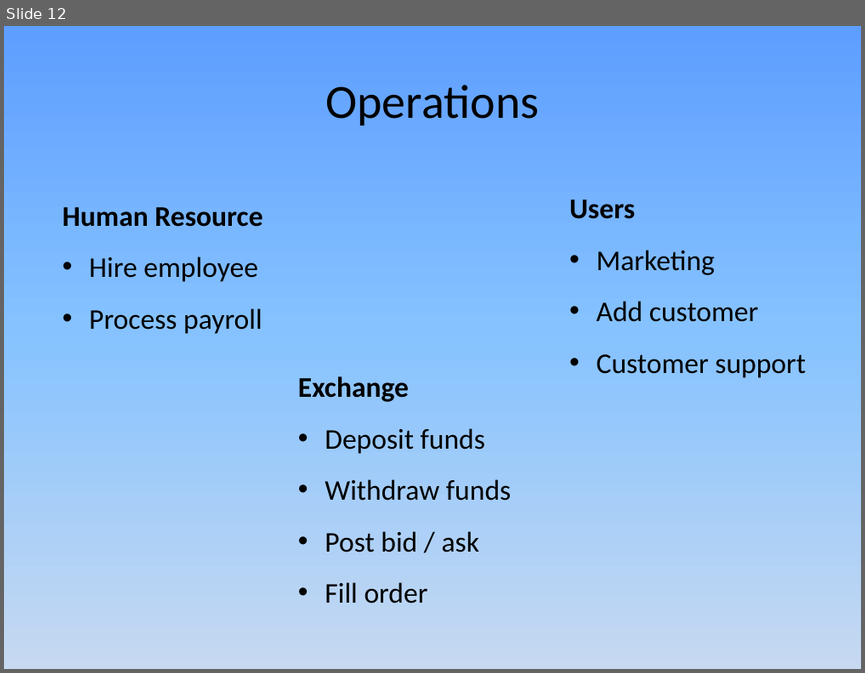
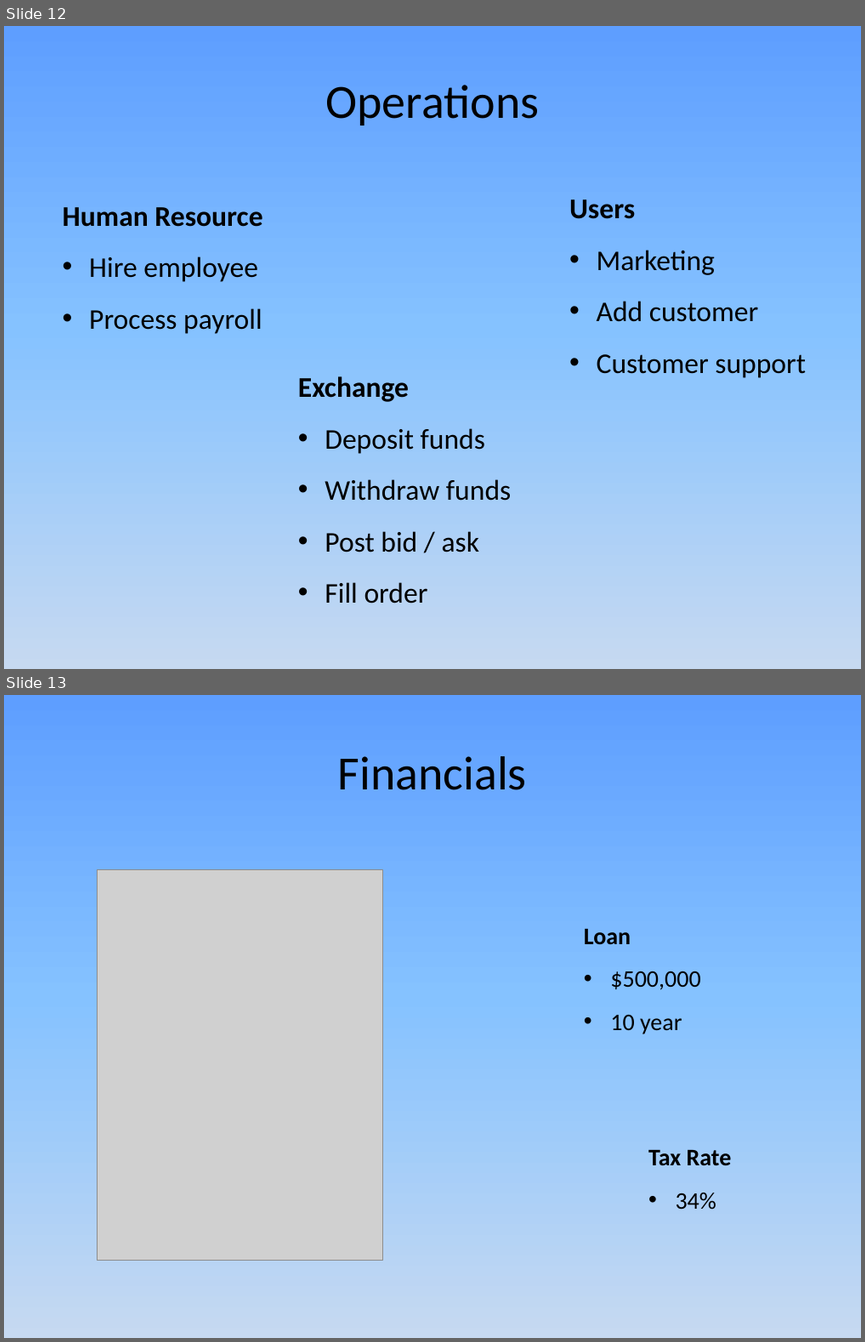
Before and after one commit to JamesLeB/Business, a slide deck: TODO/2-Monday/Presentation1.pptx. Shown one above the other, each under a label of ours: slide 12 before the commit, slides 12 and 13 after it. The pictures are 865x673 and 865x1342 pixels, drawn with LibreOffice and Linux fonts; fonts in the diff are those of the drawing; grey boxes stand for pictures. Boxes give left, top, right and bottom in pixels: in the first picture for what was removed or moved away, otherwise in the second. Text is boxed around its words. In the diff, an @@ line names an element or a change of style, - is before the commit and + after.

```diff
--- a/TODO/2-Monday/Presentation1.pptx
+++ b/TODO/2-Monday/Presentation1.pptx
@@ slide 13 added at (x1=4, y1=695, x2=861, y2=1338), background gradient #5E9EFF to #85C2FF to #C6D9F1 @@
@@ text added at (x1=338, y1=756, x2=527, y2=790), 40 pt, text #000000 @@
+Financials
@@ picture added at (x1=97, y1=870, x2=382, y2=1260) @@
@@ text added at (x1=584, y1=928, x2=700, y2=1034), 20 pt, text #000000 @@
+Loan
+• $500,000
+• 10 year
@@ text added at (x1=648, y1=1149, x2=732, y2=1209), 20 pt, text #000000, bold @@
+Tax Rate
+• 34%
```
Also in this commit, not shown: 2 slides changed, 1 slide removed, 2 other files.
